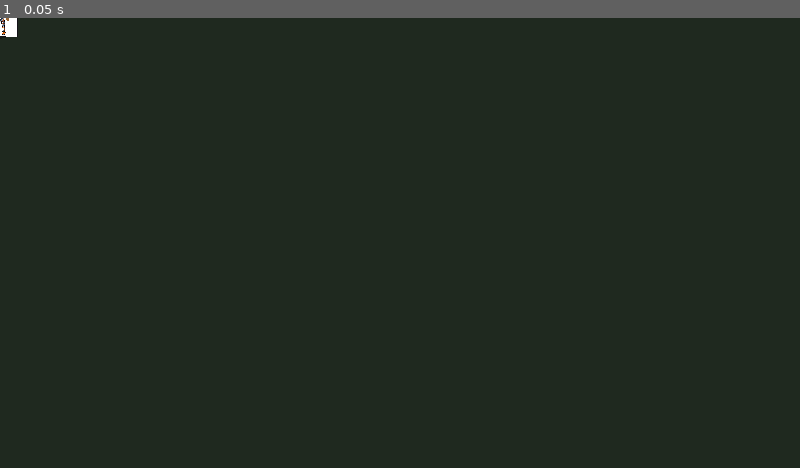
Above: before the commit, frame 1.
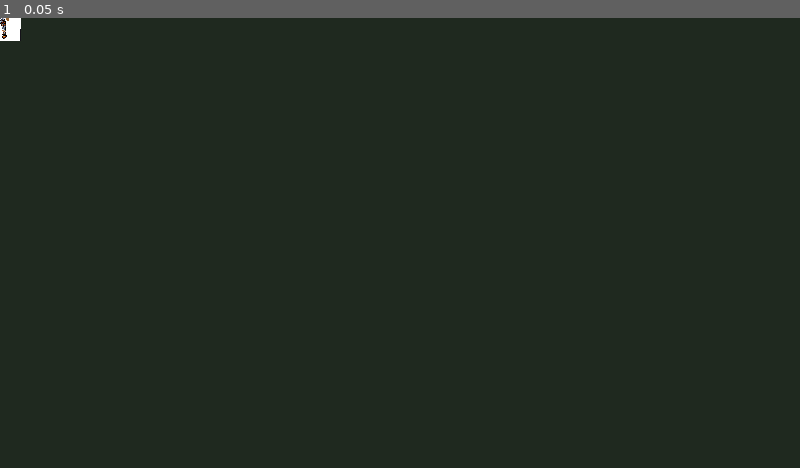
Above: after the commit, the same moment.

Repository: monohromevseev-collab/lineage-2d
Game: Godot game, scene res://scenes/character_visual.tscn
Two runs of this game, one before a commit and one after it. Both use one fixed random seed, a clock stepped at 60 frames per second and the inputs below. This scene is started directly instead of the project's main scene.
Inputs:
- Up to frame 1 (0.05 s): no input

The runs differ from the first frame. In frame 1, less than 0.1% of the frame differs, in the area x 0-3%, y 0-6%.

Commit message:
Load Human Fighter PNGs from disk to bypass import cache
Image.load via globalize_path so Try Live picks up polished
human_fighter sheets instead of stale .godot/imported textures.

Co-authored-by: monohromevseev-collab <monohromevseev-collab@users.noreply.github.com>

Diff:
--- a/scripts/character_visual.gd
+++ b/scripts/character_visual.gd
@@ -59,8 +59,9 @@
 	_sprite.name = "PixelBody"
 	_sprite.centered = true
 	_sprite.position = Vector2(0, -6)
+	_sprite.z_index = 2
 	_sprite.texture_filter = CanvasItem.TEXTURE_FILTER_NEAREST
-	_sprite.scale = Vector2(0.85, 0.85)
+	_sprite.scale = Vector2(1.0, 1.0)
 	add_child(_sprite)
 	_wing = Polygon2D.new()
 	_wing.name = "Wing"
@@ -77,20 +78,40 @@
 
 
 func _load_sex_texture() -> void:
+	## Load PNG from disk (bypass stale .godot/imported cache).
 	var path := TEX_M if sex != "female" else TEX_F
+	var abs_path := ProjectSettings.globalize_path(path)
+	var img := Image.new()
+	var err := img.load(abs_path)
+	if err == OK and img.get_width() > 0:
+		var tex := ImageTexture.create_from_image(img)
+		_sprite.texture = tex
+		_sprite.texture_filter = CanvasItem.TEXTURE_FILTER_NEAREST
+		_use_pixel = true
+		_set_poly_visible(false)
+		print("[visual] pixel sheet %s %sx%s sex=%s" % [path, img.get_width(), img.get_height(), sex])
+		return
+	# Fallback to ResourceLoader if Image.load failed.
 	if ResourceLoader.exists(path):
 		_sprite.texture = load(path)
 		_use_pixel = true
 		_set_poly_visible(false)
-	else:
-		_use_pixel = false
-		_set_poly_visible(true)
+		print("[visual] resource sheet %s sex=%s" % [path, sex])
+		return
+	_use_pixel = false
+	_set_poly_visible(true)
+	push_warning("[visual] missing pixel sheet %s — polygons fallback" % path)
 
 
 func _set_poly_visible(on: bool) -> void:
-	for n in [legs, torso, arms, head, hair, helm, weapon, accent]:
+	# Keep weapon/accent available for gear overlays; hide body polygons when pixel sheet is on.
+	for n in [legs, torso, arms, head, hair, helm]:
 		if n:
 			n.visible = on
+	if not on:
+		# Pixel mode: body from sheet; weapon/accent toggled by apply_gear.
+		if helm:
+			helm.visible = false
 	if _sprite:
 		_sprite.visible = not on
 
